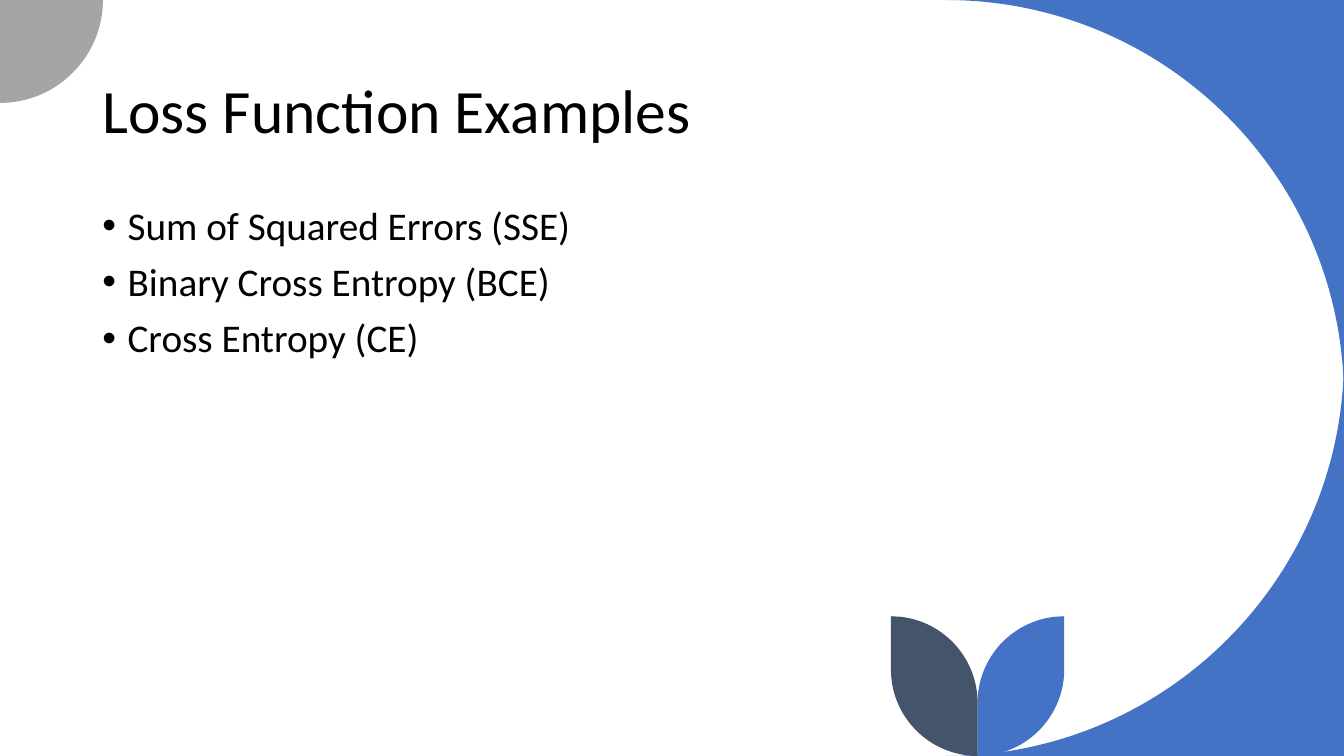
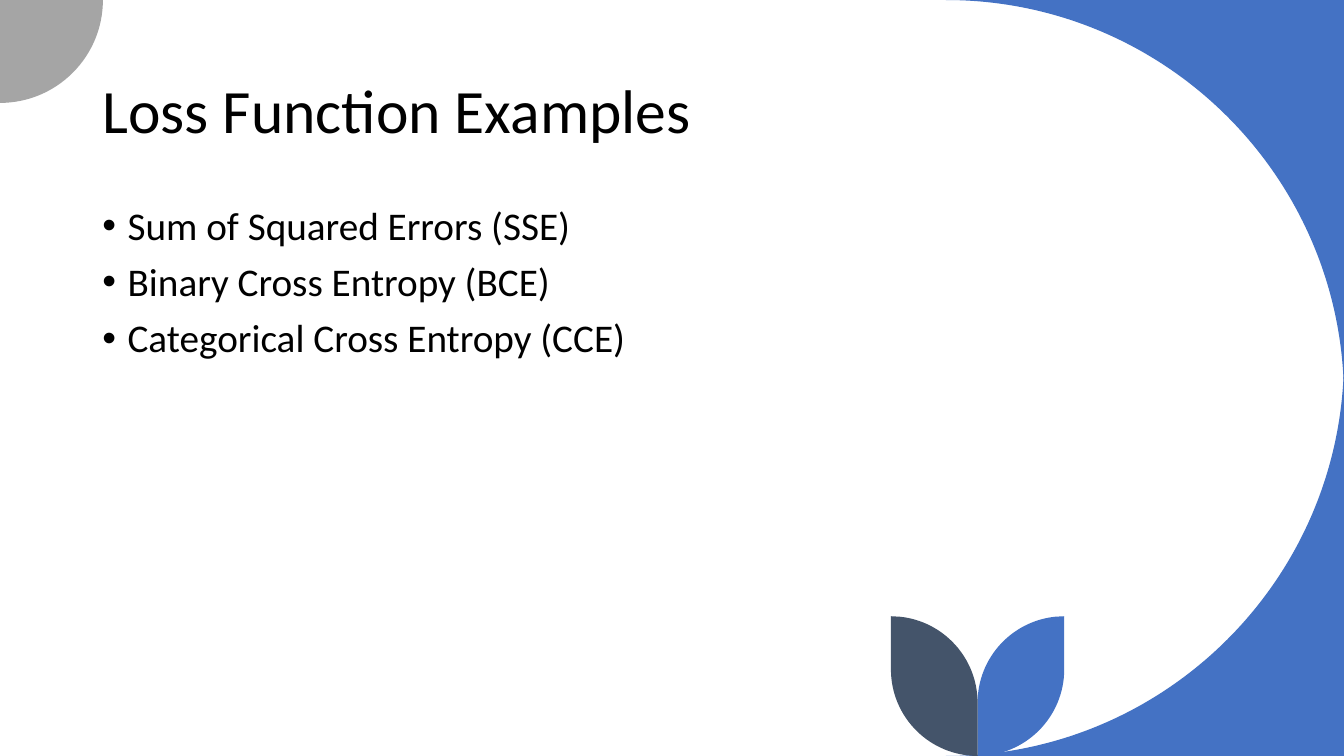
Before and after one commit to Hawmex/deep_learning_content, a slide deck: slide 9 of dnn/presentation/presentation_part2.pptx. Drawn at 1344x756 pixels with LibreOffice and Linux fonts; fonts in the diff are those of the drawing. Boxes give left, top, right and bottom in pixels: in the first picture for what was removed or moved away, otherwise in the second. Text is boxed around its words. In the diff, an @@ line names an element or a change of style, - is before the commit and + after.

```diff
--- a/dnn/presentation/presentation_part2.pptx
+++ b/dnn/presentation/presentation_part2.pptx
@@ text at (x1=128, y1=323, x2=625, y2=359): text changed @@
-• Cross Entropy (CE)
+• Categorical Cross Entropy (CCE)
```
Also in this commit, not shown: 2 other slides changed, 14 other files.
